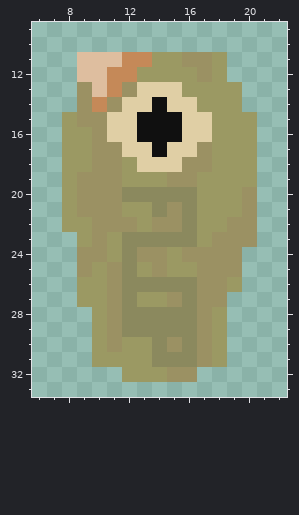
Pixel-art sprite -- DooSpace/Assets/Sprites/Game/Rocket/parts_iteration/Base_color_iteration/base_1_flopkujow.png. The picture above is the old version.
The file is 29x37 pixels. Shown: x 6..22, y 9..33.
After:
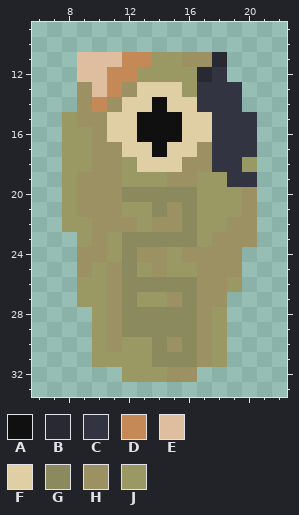
Palette (. is transparent): A #101010  B #292933  C #333442  D #c58958  E #debe9f  F #e0cfa5  G #8b895e  H #9b9163  J #9b9963
Commit message: fix: alien sprite reset to default
Edits made:
@@ x 15..22 @@
 10 ........
-11 JHHJ....
-12 JJHJ....
-13 FJJJJ...
-14 FFJJJ...
-15 AFFJJJ..
-16 AFFJJJ..
-17 FFHJJJ..
-18 FHHJJJ..
-19 HHJJJJ..
+11 JHHB....
+12 JJBC....
+13 FJCCC...
+14 FFCCC...
+15 AFFCCC..
+16 AFFCCC..
+17 FFHCCC..
+18 FHHCCJ..
+19 HHJJCC..
 20 GGJJJH..
Pixel boxes of the changes (left, top, right, bottom) in both pictures:
changed: (197, 52, 257, 187)
